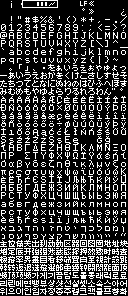
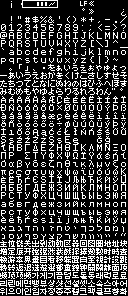
Before/after of a 128px x 296px layered artwork. What changed in the layer stack:
renamed "bg" to "Background", painted on it over [0, 240, 128, 295]
